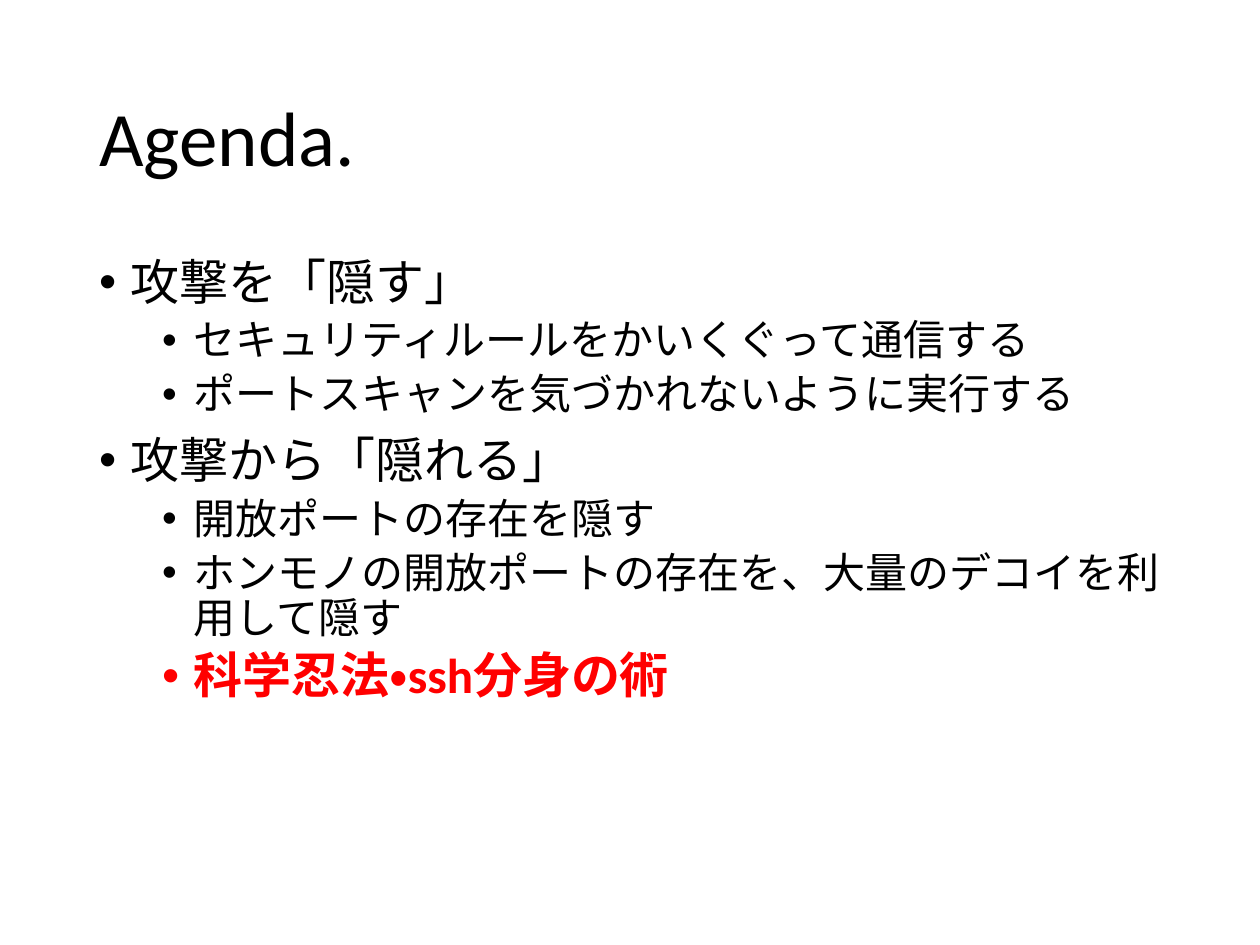
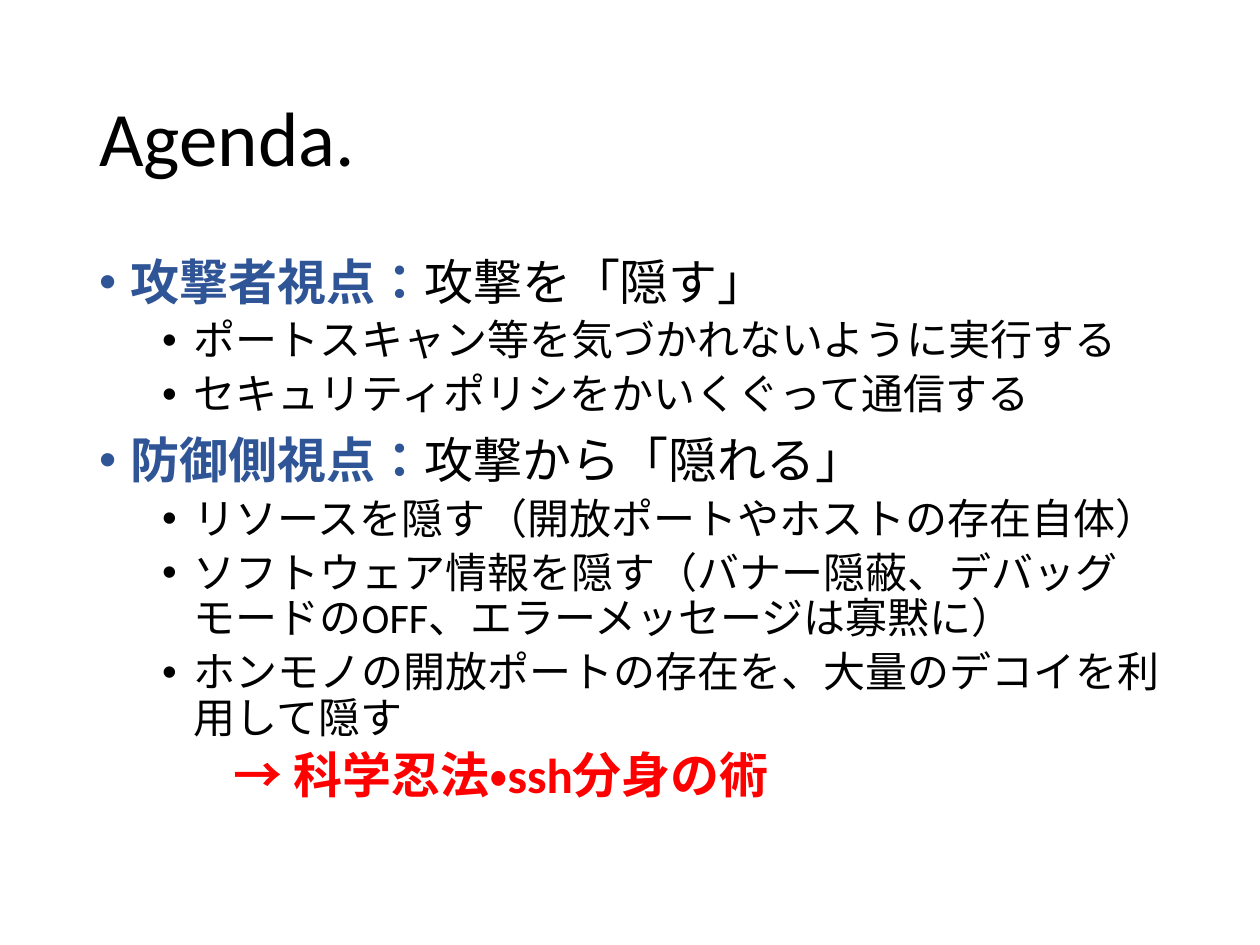
Before and after one commit to ozuma/sumida_sec, a slide deck: slide 3 of 2015-no.2/ppt/00_ozuma.pptx. Drawn at 1260x945 pixels with LibreOffice and Linux fonts; fonts in the diff are those of the drawing. Boxes give left, top, right and bottom in pixels: in the first picture for what was removed or moved away, otherwise in the second. Text is boxed around its words. In the diff, an @@ line names an element or a change of style, - is before the commit and + after.

Commit message:
攻撃の考え方整理(Agenda)

```diff
--- a/2015-no.2/ppt/00_ozuma.pptx
+++ b/2015-no.2/ppt/00_ozuma.pptx
@@ text at (131,258,1158,637): text changed @@
-• 攻撃を「隠す」
-  • セキュリティルールをかいくぐって通信する
-  • ポートスキャンを気づかれないように実行する
-• 攻撃から「隠れる」
-  • 開放ポートの存在を隠す
+• 攻撃者視点：攻撃を「隠す」
+  • ポートスキャン等を気づかれないように実行する
+  • セキュリティポリシをかいくぐって通信する
+• 防御側視点：攻撃から「隠れる」
+  • リソースを隠す（開放ポートやホストの存在自体）
+  • ソフトウェア情報を隠す（バナー隠蔽、デバッグモードのOFF、エラーメッセージは寡黙に）
@@ text at (293,751,768,798): text changed @@
-  • 科学忍法・ssh分身の術
+  → 科学忍法・ssh分身の術
```
Also in this commit, not shown: 5 other slides changed, 7 slides added.
